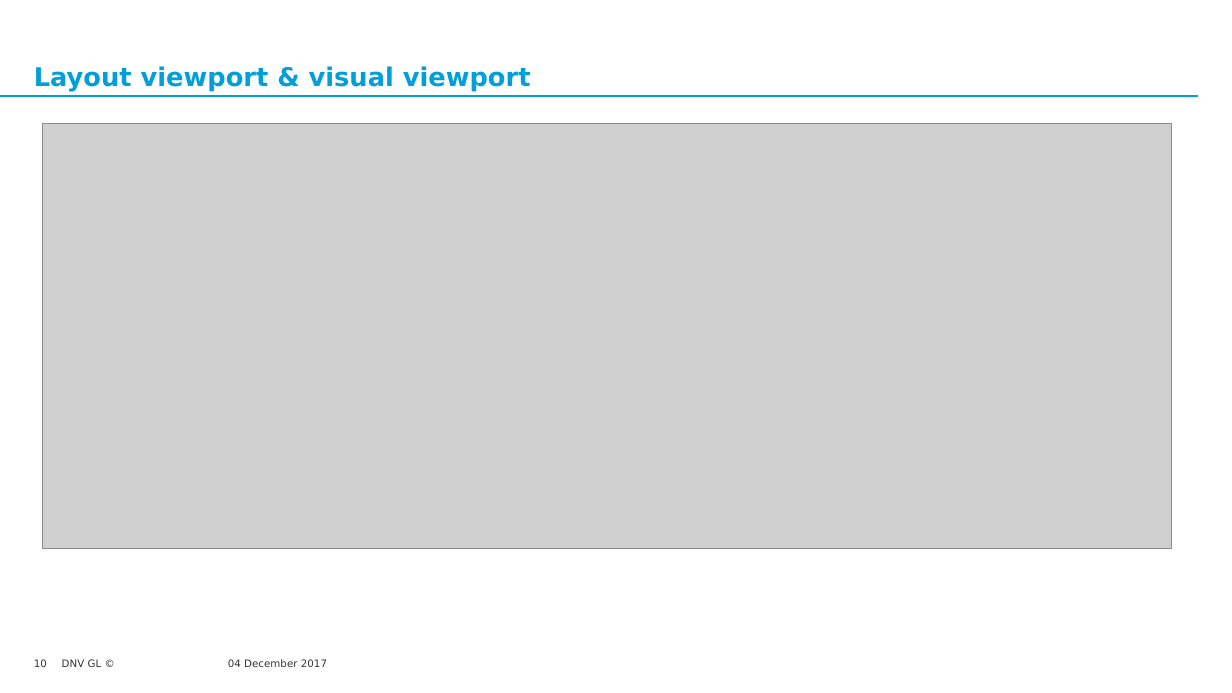
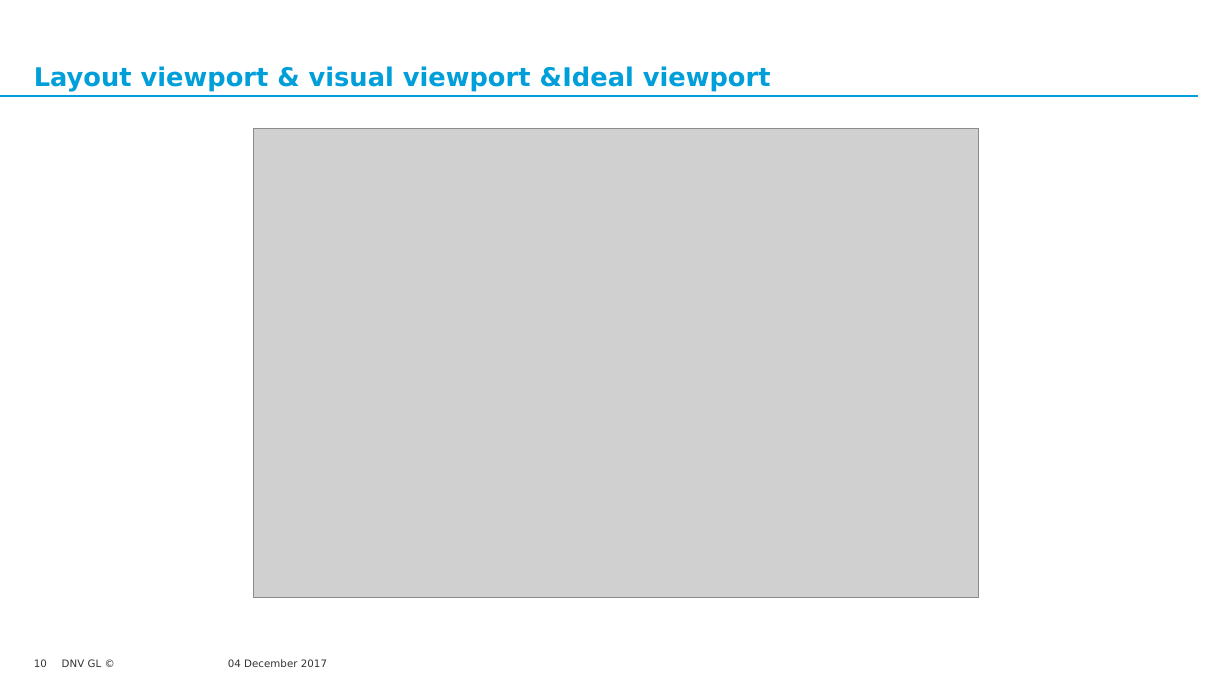
Before and after one commit to wuzinong/Html-Css, a slide deck: slide 10 of knowledgeSharing/TODO/Responsive Layout/Responsive Layout2.pptx. Drawn at 1232x693 pixels with LibreOffice and Linux fonts; fonts in the diff are those of the drawing; grey boxes stand for pictures; background and template pictures are left out. Boxes give left, top, right and bottom in pixels: in the first picture for what was removed or moved away, otherwise in the second. Text is boxed around its words. In the diff, an @@ line names an element or a change of style, - is before the commit and + after.

```diff
--- a/knowledgeSharing/TODO/Responsive Layout/Responsive Layout2.pptx
+++ b/knowledgeSharing/TODO/Responsive Layout/Responsive Layout2.pptx
@@ title at (x1=34, y1=66, x2=771, y2=92): text changed @@
-Layout viewport & visual viewport
+Layout viewport & visual viewport &Ideal viewport
@@ picture resized from (x1=43, y1=123, x2=1173, y2=548) to (x1=253, y1=128, x2=979, y2=598) @@
```
Also in this commit, not shown: 1 other slide changed, 2 slides added, 2 other files.
